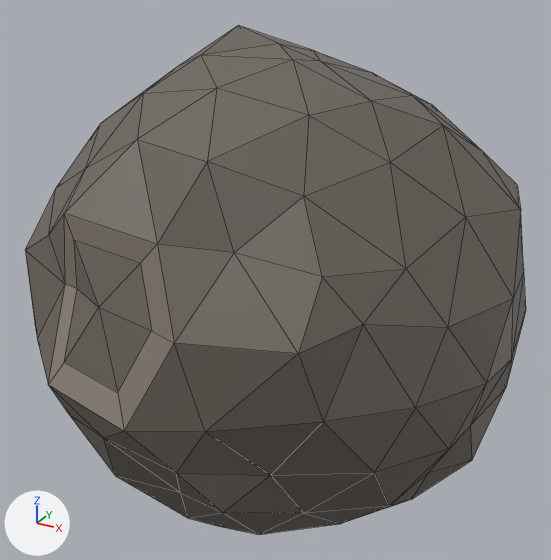
Renders of the FBX model Assets/Objects/Planets/Mercury.fbx from each side of a commit.
Both versions are drawn from a 50 mm camera at (0.564, -1.002, 0.527) aimed at (0.004, 0.018, 0.018). Arrows for +X, +Y and +Z are at lower left; the lights stay in place. Mesh edges are drawn as thin lines.

The first picture shows 'Mercury'.
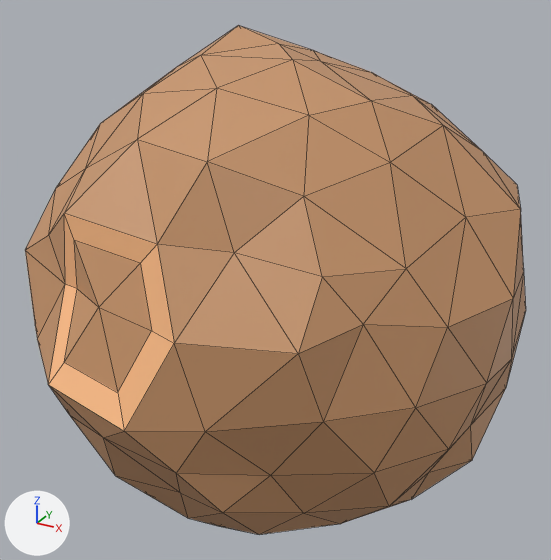
What differs and where, as boxes [x1, y1, x2, y2] in the pictures (551 x 560 px):
'Mercury', recoloured
    both: [25, 25, 526, 535]

Patch to the scene script:
```diff
--- a/Assets/Objects/Planets/Mercury.fbx.py
+++ b/Assets/Objects/Planets/Mercury.fbx.py
@@ mat_mercury @@
 mat_mercury = principled_material('Mercury')
-mat_mercury.base_color = (0.144, 0.125, 0.105)  # dark grey #6a635b
+mat_mercury.base_color = (0.581, 0.304, 0.148)  # orange #c9966b
@@ mat_mercuryhighlights @@
 mat_mercuryhighlights = principled_material('MercuryHighlights')
-mat_mercuryhighlights.base_color = (0.227, 0.195, 0.162)  # grey #837a70
+mat_mercuryhighlights.base_color = (0.985, 0.509, 0.242)  # beige #fdbd87
```
